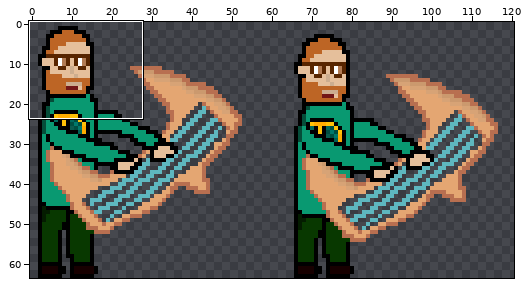
Two states of a sprite sheet, img/sprites/jon/jonBase.png. Above, an overview of the earlier version with the close-up marked.
Close-up. Old version:
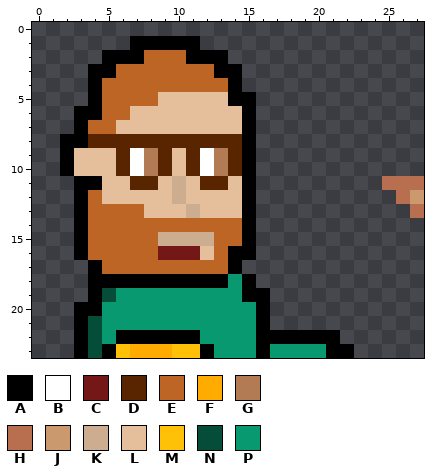
The file is 128x64 pixels. Shown: x 0..27, y 0..23. The wide view leaves out empty margins. The commit also changed other parts of the picture, which this record leaves out.
Palette (. is transparent): A #000000  B #ffffff  C #731717  D #582500  E #bd6525  F #ffab00  G #b27b53  H #b86f50  J #cb996e  K #ccad8f  L #e5bf9b  M #ffc107  N #054d39  P #099971
Pixels before, first column x 2:
 1 .....AAAAA................
 2 ...AAAEEEAAA..............
 3 ..AAEEEEEEEAA.............
 4 ..AEEEEEEEEEA.............
 5 ..AEEEELLLLLAA............
 6 .AAEELLLLLLLLA............
 7 .AEELLLLLLLLLA............
 8 AADDDDDDDDDDDA............
 9 ALLLDBGDLDBGDA............
10 ALLLDBGDLDBGDA............
11 .AALLDDLKLDDLA.........HHH
12 .AELLLLLKLLLLA..........HJ
13 .AEEEELLLKLLLA...........H
14 .AEEEEEEEEEEEA............
15 .AEEEEEKKKKEEA............
16 .AEEEEECCCLEAA............
17 ..AEEEEEEEEEA.............
18 ..AAAAAAAAAAPA............
19 ..ANPPPPPPPPPAA...........
20 .AAPPPPPPPPPPPA...........
21 .ANPPPPPPPPPPPA...........
22 .ANPAAAAAAPPPPAAAAAA......
23 .ANAMFFFMMAPPPAPPPPAA.....
After:
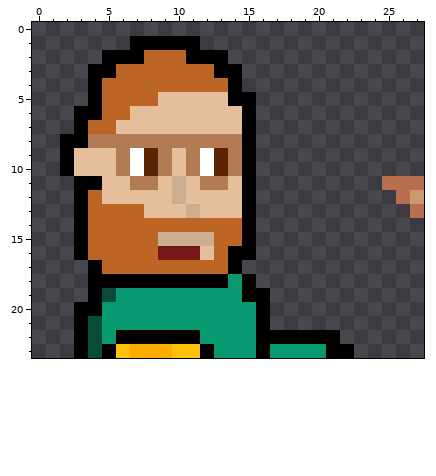
Change:
colour D: #582500 -> #b27b53
colour G: #b27b53 -> #582500
Boxes around the changes in both close-ups, in picture pixels (x1, y1, x2, y2):
changed: (88, 134, 242, 190)
